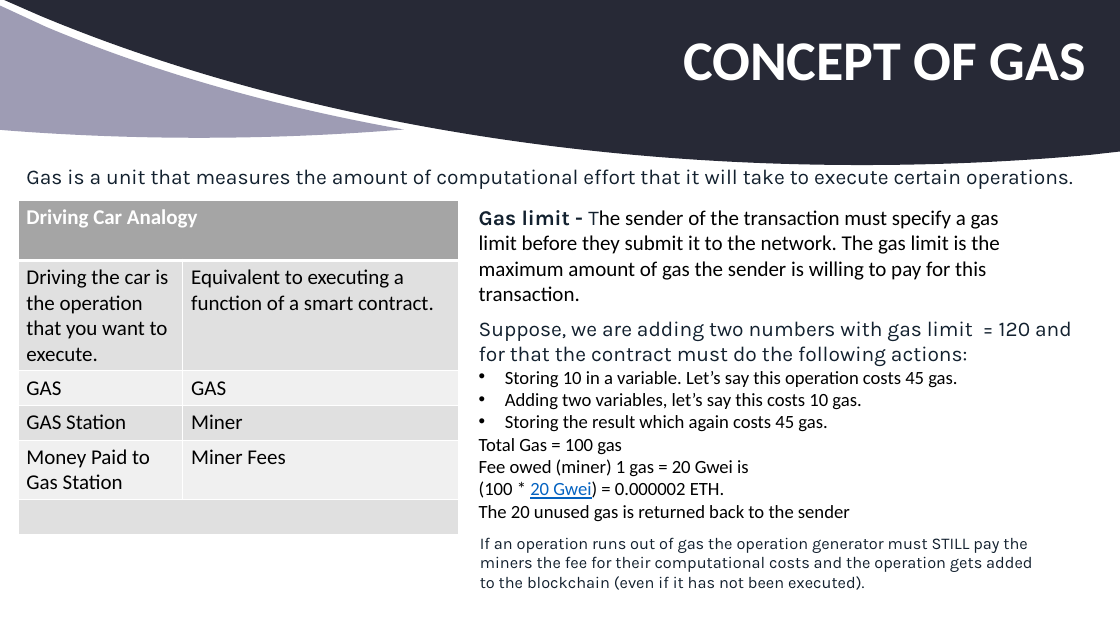
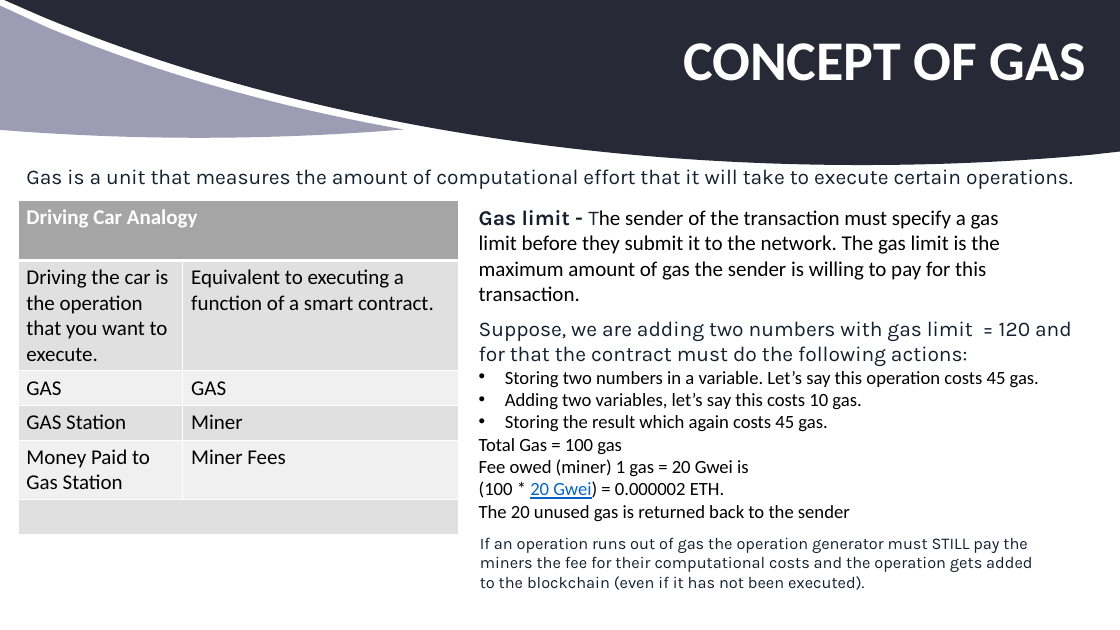
Before and after one commit to aamolgote/codecampnyc2018, a slide deck: slide 8 of PPTX/BAAS.pptx (slide 13 before the commit). Drawn at 1120x630 pixels with LibreOffice and Linux fonts; fonts in the diff are those of the drawing; background and template pictures are left out. Boxes give left, top, right and bottom in pixels: in the first picture for what was removed or moved away, otherwise in the second. Text is boxed around its words. In the diff, an @@ line names an element or a change of style, - is before the commit and + after.

```diff
--- a/PPTX/BAAS.pptx
+++ b/PPTX/BAAS.pptx
@@ text at (505, 371, 1039, 388): text changed @@
-• Storing 10 in a variable. Let’s say this operation costs 45 gas.
+• Storing two numbers in a variable. Let’s say this operation costs 45 gas.
```
Also in this commit, not shown: 5 other slides changed, 2 slides added.
